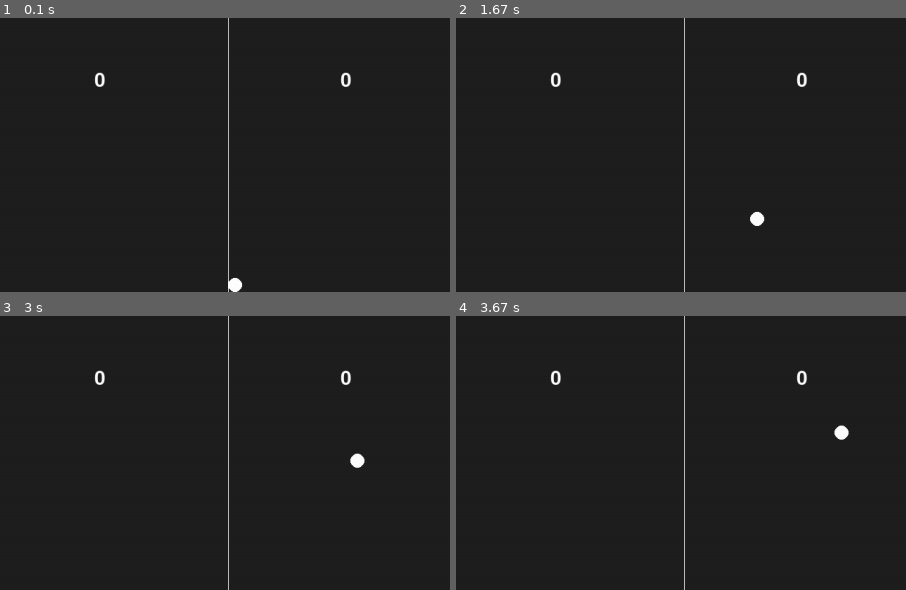
Above: before the commit, frames 1-4 (two rows, left to right).
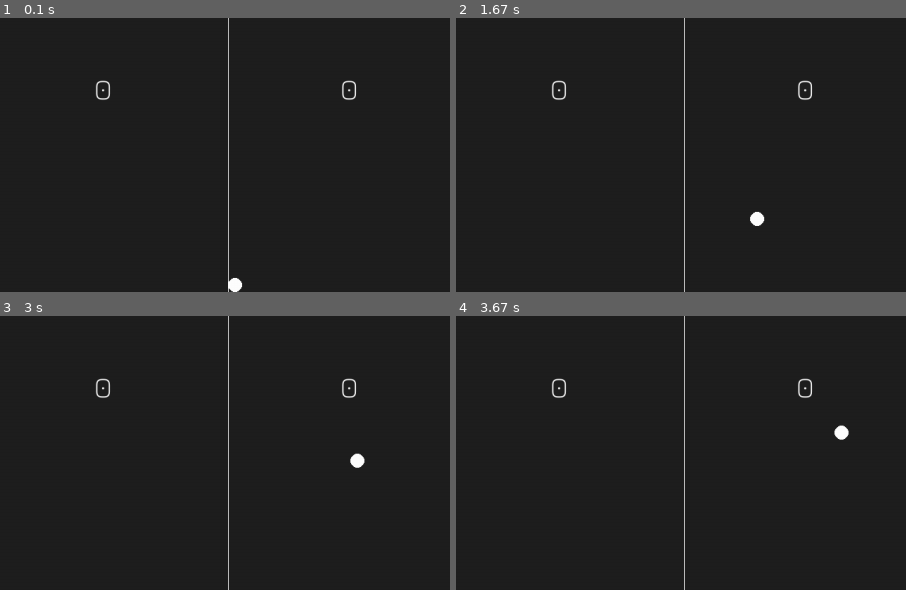
Above: after the commit, the same moments.

Repository: sshiple/Pong-Project
Game: pygame game, started from pong.py
Same seed, same stepped clock (60 frames per second), same inputs: the game is played once before the commit and once after it.
Inputs:
- Up to frame 1 (0.1 s): no input
- Up to frame 2 (1.67 s): hold Up 0.33-0.8 s; hold Down 0.83-1.13 s; hold S 0.83-1.13 s; hold Up 1.17-1.53 s; hold W 1.17-1.53 s; hold Down from 1.57 s (still down); hold S from 1.57 s (still down)
- Up to frame 3 (3 s): release Down at 1.93 s; release S at 1.93 s; hold Up 1.97-2.27 s; hold W 1.97-2.27 s; hold Down 2.3-2.6 s; hold S 2.3-2.6 s; hold Up from 2.63 s (still down); hold W from 2.63 s (still down)
- Up to frame 4 (3.67 s): release Up at 3 s; release W at 3 s; hold Down 3.03-3.4 s; hold S 3.03-3.4 s; hold Up from 3.43 s (still down); hold W from 3.43 s (still down)
The pictures show only the part of the screen within x 25-75%, y 0-50%; the shares and areas given below are measured in that part.

The runs differ from the first frame. In frame 1, 0.3% of the frame differs, in the area x 21-80%, y 19-30%; in frame 2, 0.3%; in frame 3, 0.3%; in frame 4, 0.3%.

Commit message:
Add files via upload

Diff:
--- a/pong.py
+++ b/pong.py
@@ -48,6 +48,8 @@
 #The Areas of the Game
 borderTop = pygame.Rect(0, 0, screenWidth, 1)                 #Starts at the origin and stretches to the right side
 borderBottom = pygame.Rect(0, screenHeight-1, screenWidth, 1) #Starts 1 pixel away from the bottom and stretches to the right side
+board_left_size = board_left_width, board_left_height = 1, 780
+board_left = pygame.Rect(0, 0, board_left_width, board_left_height)
 board = pygame.Rect(0, 0, screenWidth, screenHeight)
 
 #text variables = = = = = = = = = = = = = = = = = = = = = = = = = = = = =
@@ -86,6 +88,14 @@
     else:
         ball.move_ip(ballSpeedX, ballSpeedY) #The default state
 
+    # updating the score ++++++++++++++++++++++  NEW   +++++++++++++++
+    if ball.colliderect(board_left):
+        player_score += 1
+        ballSpeedX *= -1
+        ballSpeedY *= -1
+        ball.move_ip(ballSpeedX, ballSpeedY)
+        # I'm unsure on whether I need a function call underneath here or not.
+
     #How the ball respawns
     if not board.contains(ball):
         breakTime += 1 #Using pygame.time.wait or pygame.time.delay instead would not show the ball leaving the board.
@@ -93,17 +103,17 @@
             ball.update(ballX, random.randrange(0, screenHeight, 1), ballWidth, ballHeight) #The y-value will be random along the line.
             ballSpeedY = random.choice([-1, 1]) #For ballSpeedX, the ball will always go to the player who didn't score.
             breakTime = 0
-    update_score()
 
 
-def update_score():
-    global player_score, player_two_score
-    if ballX <= 0:
-        player_two_score += 1
-        return
-    elif ballX >= 1280:
-        player_score += 1
-        return
+
+# def update_score():
+#     global player_score, player_two_score
+#     if ballX <= 0:
+#         player_two_score += 1
+#         return
+#     elif ballX >= 1280:
+#         player_score += 1
+#         return
 
 
 
@@ -158,5 +168,5 @@
     # pygame.draw.rect(surface, rectColor, gameRect_2)
 
     #pygame.display.update(rectList) #Might need this later
-    update_score()
+#
     pygame.display.update()
Binary file added: Jura.ttf
